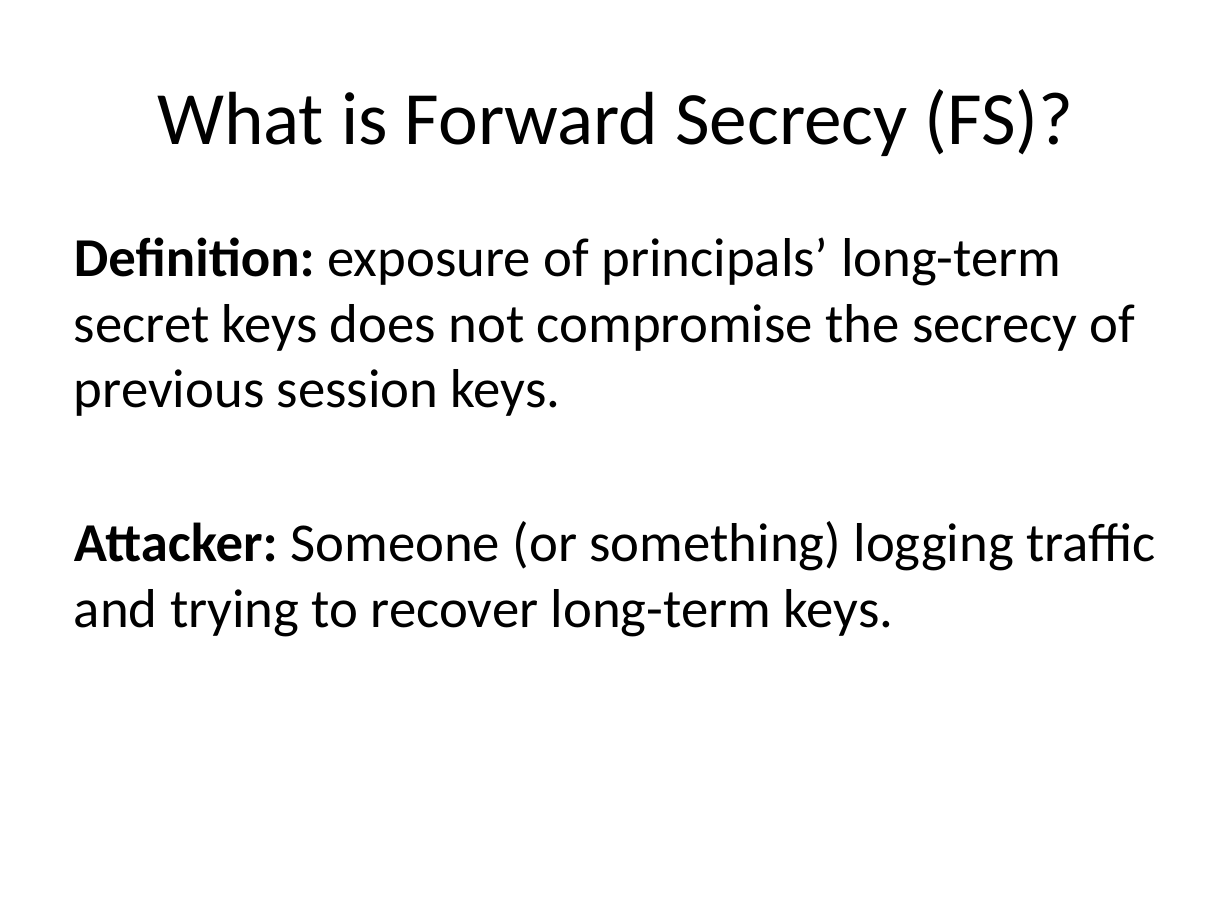
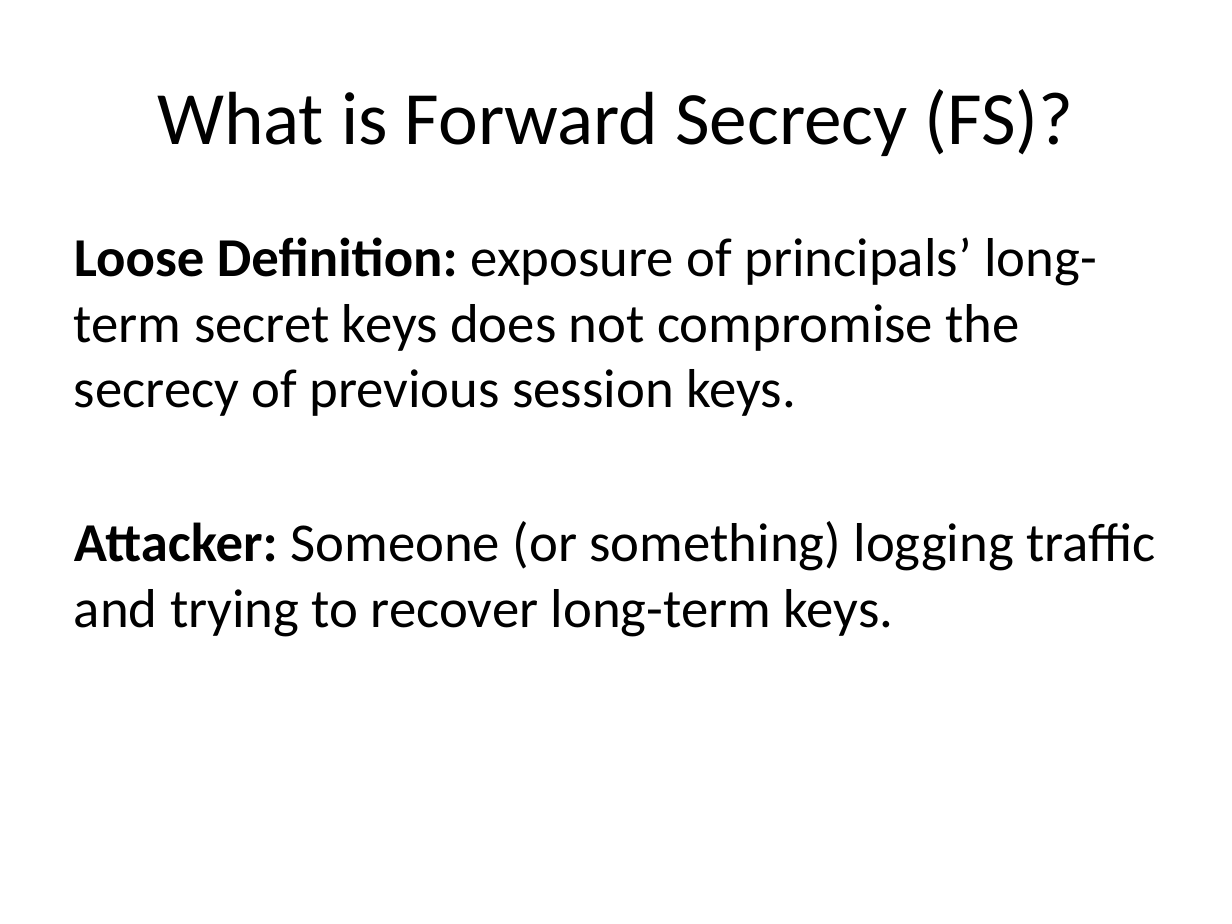
Before and after one commit to chris-wood/dagstuhl16-icn-privacy, a slide deck: slide 2 of talks/forward_secrecy.pptx. Drawn at 1232x924 pixels with LibreOffice and Linux fonts; fonts in the diff are those of the drawing. Boxes give left, top, right and bottom in pixels: in the first picture for what was removed or moved away, otherwise in the second. Text is boxed around its words. In the diff, an @@ line names an element or a change of style, - is before the commit and + after.

```diff
--- a/talks/forward_secrecy.pptx
+++ b/talks/forward_secrecy.pptx
@@ text at (x1=74, y1=237, x2=1097, y2=416): text changed @@
-Definition: exposure of principals’ long-term secret keys does not compromise the secrecy of previous session keys.
+Loose Definition: exposure of principals’ long-term secret keys does not compromise the secrecy of previous session keys.
```
Also in this commit, not shown: 1 other slide changed, 3 other files.
